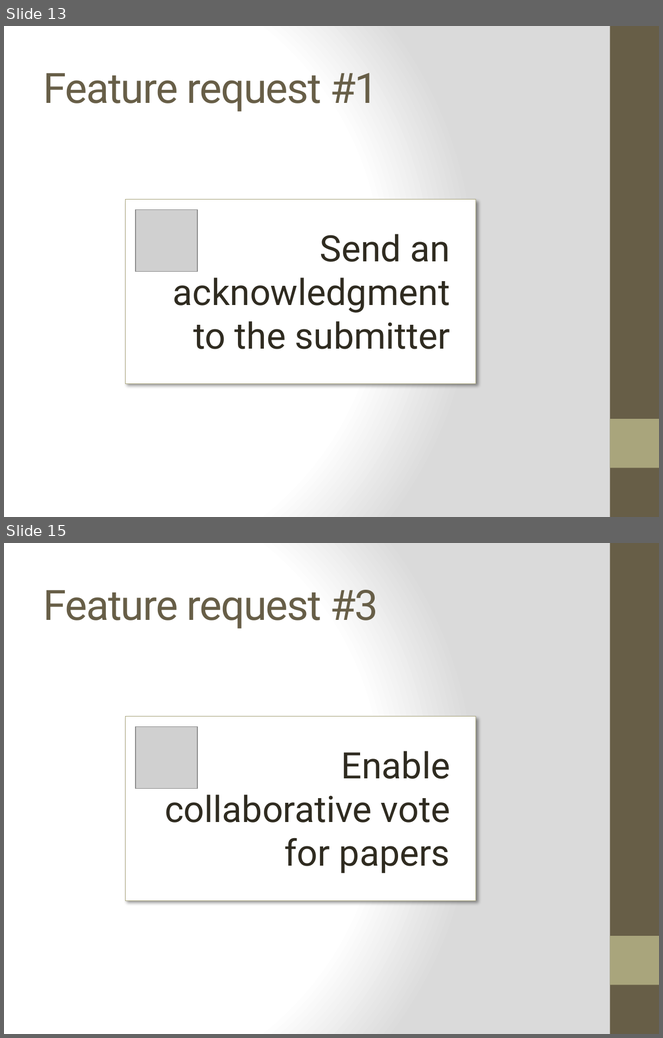
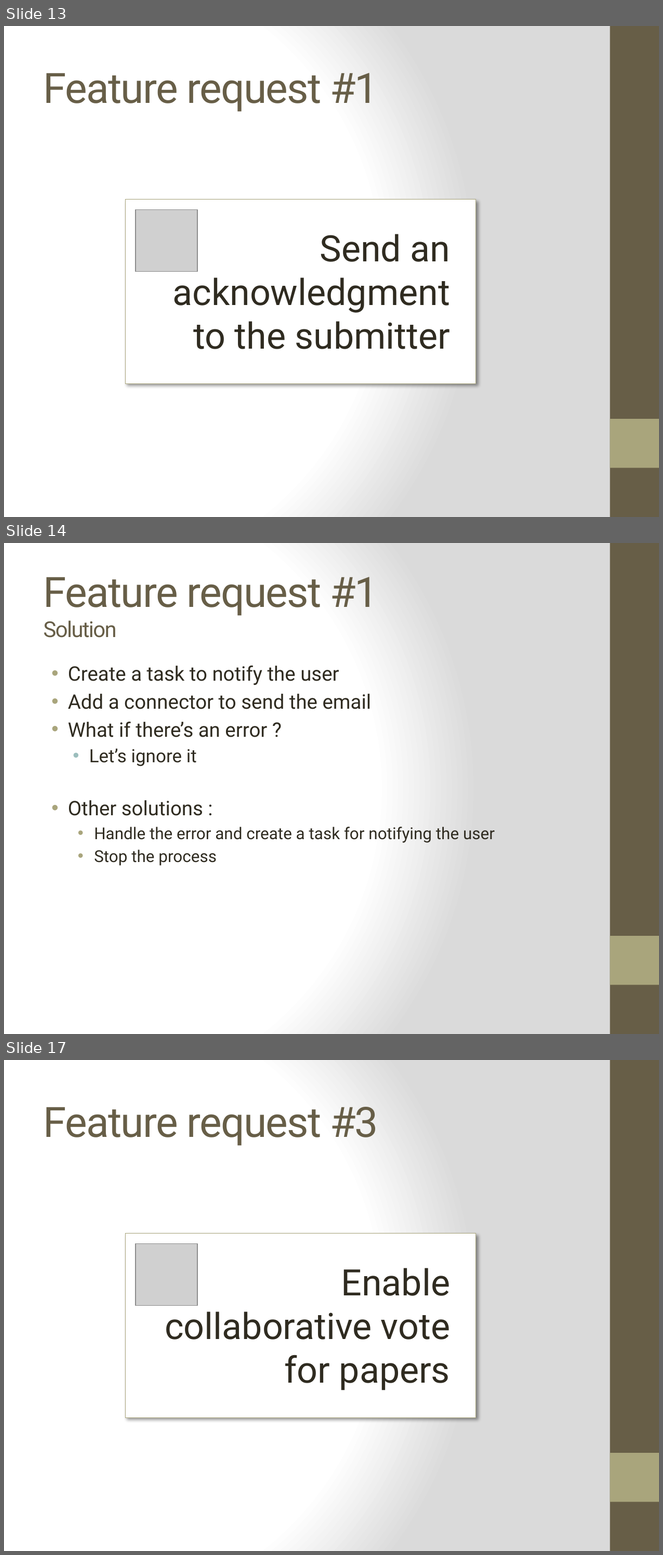
Before and after one commit to bouquetf/call-for-paper, a slide deck: slides/slides.pptx. Shown one above the other, each under a label of ours: slides 13 and 15 before the commit, slides 13, 14 and 17 after it; the slides between them are not shown. The pictures are 663x1038 and 663x1555 pixels, drawn with LibreOffice and Linux fonts; fonts in the diff are those of the drawing; grey boxes stand for pictures. Boxes give left, top, right and bottom in pixels: in the first picture for what was removed or moved away, otherwise in the second. Text is boxed around its words. In the diff, an @@ line names an element or a change of style, - is before the commit and + after.

```diff
--- a/slides/slides.pptx
+++ b/slides/slides.pptx
@@ slide 14 added at (x1=4, y1=543, x2=659, y2=1034), background gradient #FFFFFF to #DADADA; not listed: 2 template elements that a slide beside it also shows @@
@@ title added at (x1=44, y1=577, x2=378, y2=638), 46 pt, text #675E47 @@
+Feature request #1
+Solution
@@ text added at (x1=68, y1=665, x2=495, y2=866), 22 pt, text #2F2B20 @@
+• Create a task to notify the user
+• Add a connector to send the email
+• What if there’s an error ?
+  • Let’s ignore it
+• Other solutions :
+    • Handle the error and create a task for notifying the user
+    • Stop the process
@@ what was slide 15 is now slide 17 @@
```
Also in this commit, not shown: 3 slides changed, 6 other slides added, 1 slide removed.
